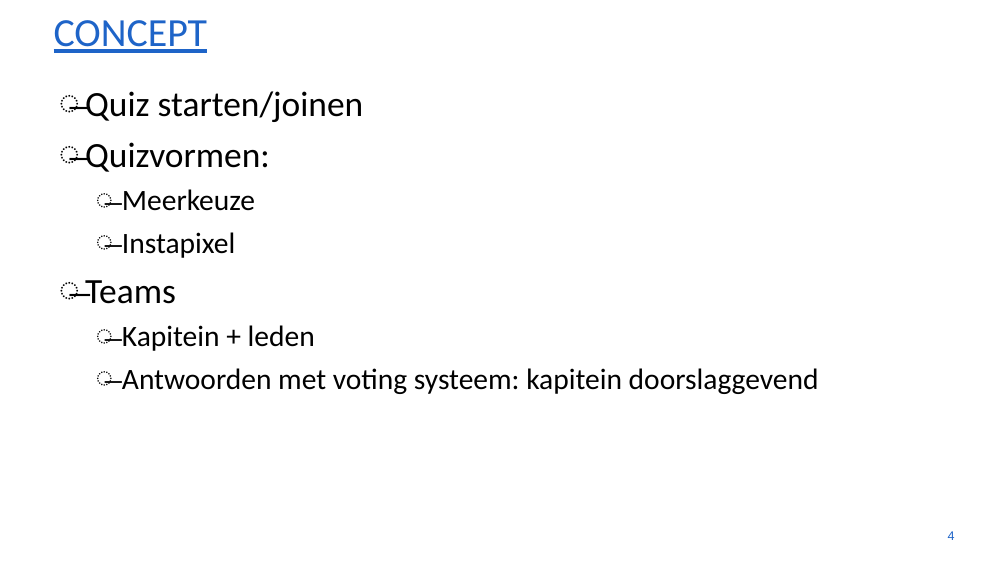
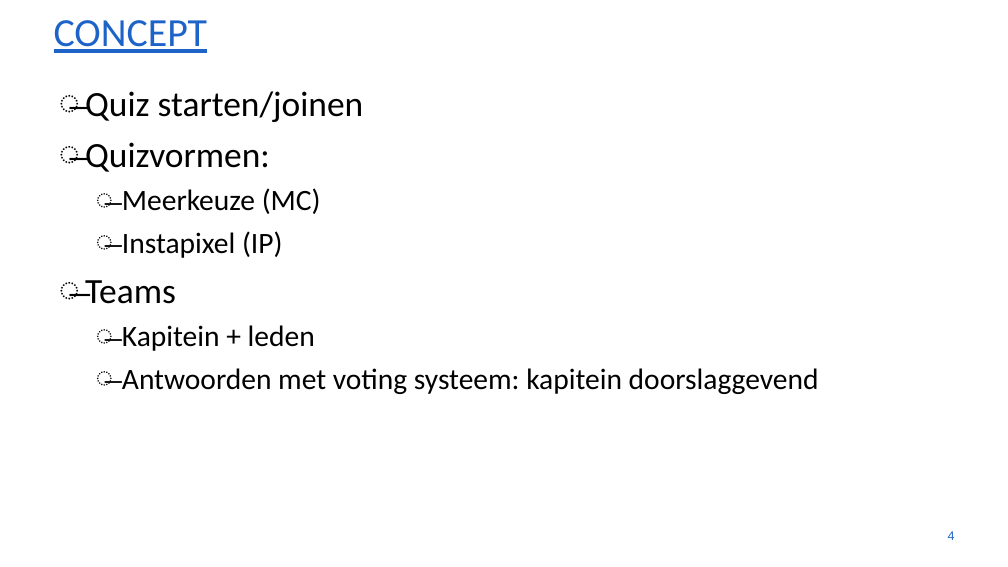
Before and after one commit to gartangh/Software-Development-Project, a slide deck: slide 4 of Analyse.pptx. Drawn at 1008x567 pixels with LibreOffice and Linux fonts; fonts in the diff are those of the drawing; background and template pictures are left out. Boxes give left, top, right and bottom in pixels: in the first picture for what was removed or moved away, otherwise in the second. Text is boxed around its words. In the diff, an @@ line names an element or a change of style, - is before the commit and + after.

```diff
--- a/Analyse.pptx
+++ b/Analyse.pptx
@@ text at (122,188,321,258): text changed @@
-  ̶ Meerkeuze
-  ̶ Instapixel
+  ̶ Meerkeuze (MC)
+  ̶ Instapixel (IP)
```
Also in this commit, not shown: 2 other slides changed, 1 slide added, 4 other files.
